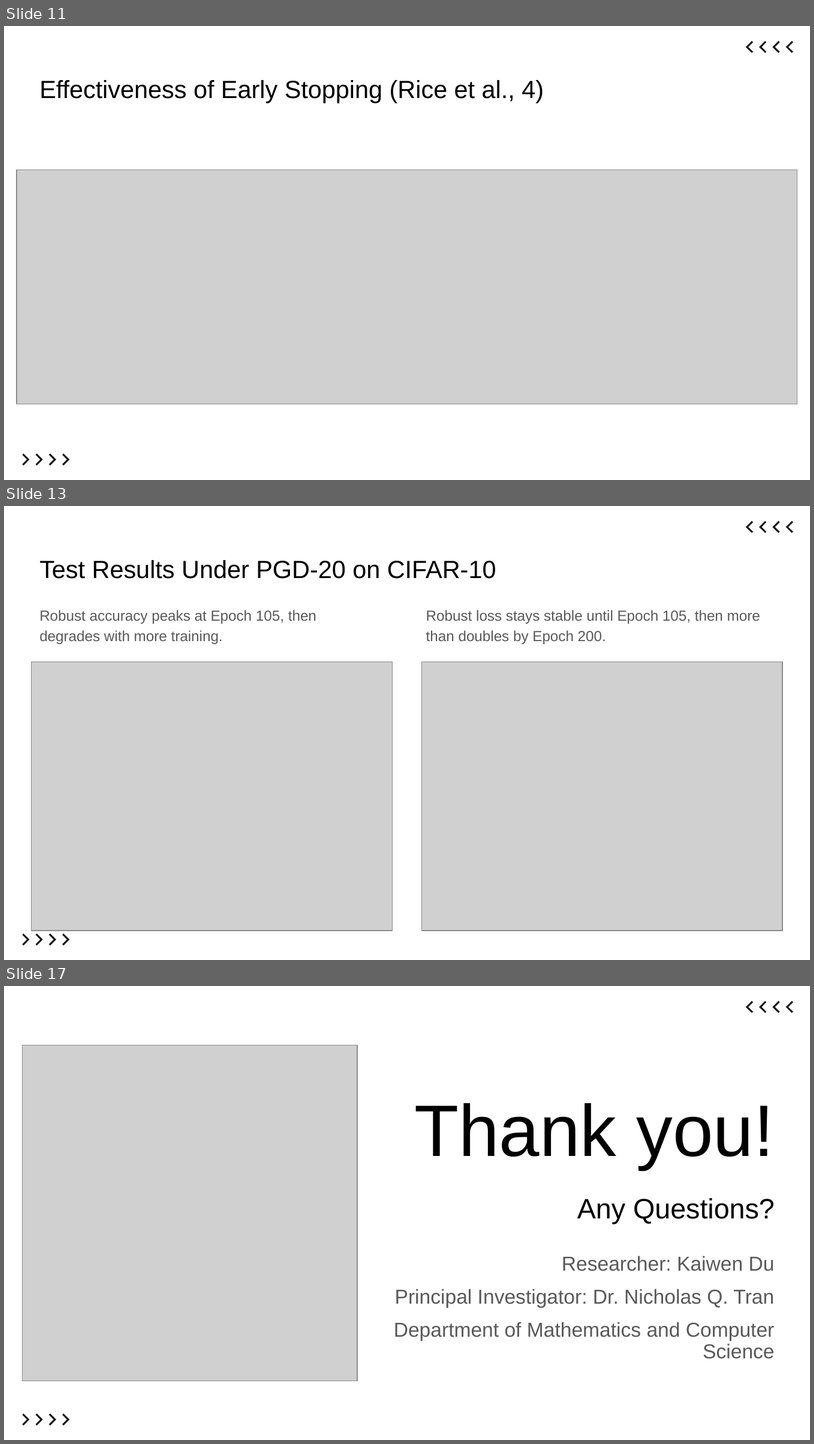
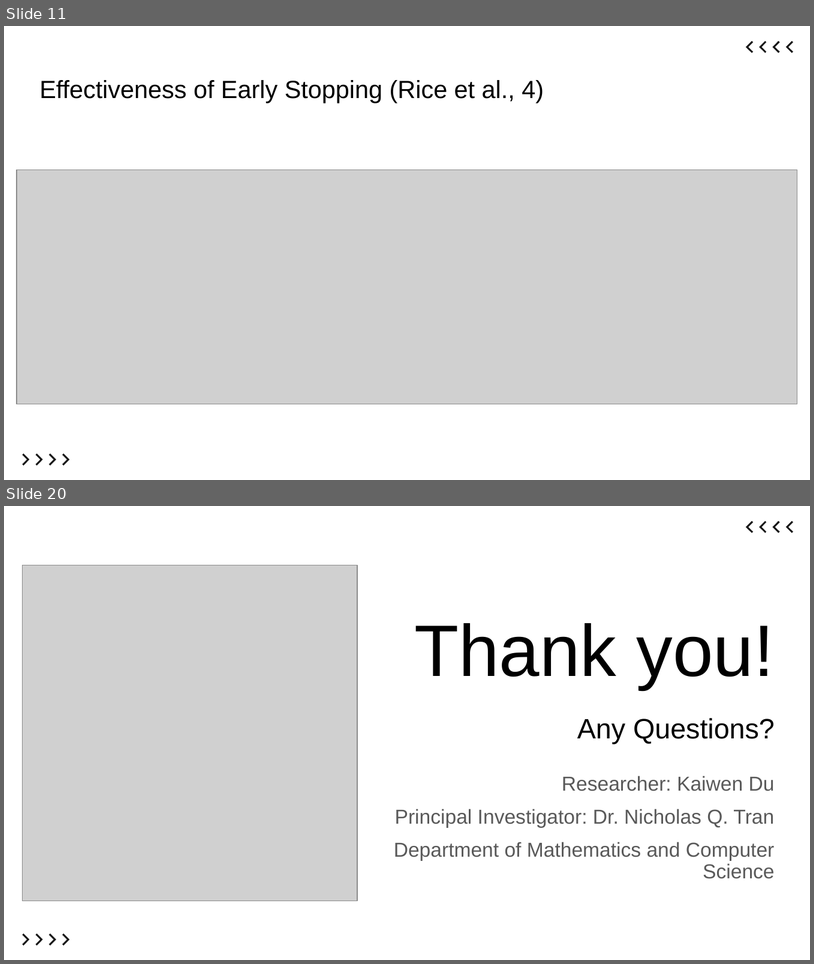
Before and after one commit to ItsKaiwenDu/Robust-Overfitting, a slide deck: report/slides.pptx. Shown one above the other, each under a label of ours: slides 11, 13 and 17 before the commit, slides 11 and 20 after it; the slides between them are not shown. The pictures are 814x1444 and 814x964 pixels, drawn with LibreOffice and Linux fonts; fonts in the diff are those of the drawing; grey boxes stand for pictures. Boxes give left, top, right and bottom in pixels: in the first picture for what was removed or moved away, otherwise in the second. Text is boxed around its words. In the diff, an @@ line names an element or a change of style, - is before the commit and + after.

```diff
--- a/report/slides.pptx
+++ b/report/slides.pptx
@@ slide 13 removed at (x1=4, y1=506, x2=810, y2=960), background #FFFFFF @@
@@ group removed at (x1=746, y1=520, x2=794, y2=532): 4 freeform shapes @@
@@ title removed at (x1=39, y1=560, x2=497, y2=579) @@
-Test Results Under PGD-20 on CIFAR-10
@@ text removed at (x1=39, y1=610, x2=317, y2=644) @@
-Robust accuracy peaks at Epoch 105, then degrades with more training.
@@ text removed at (x1=426, y1=610, x2=761, y2=644) @@
-Robust loss stays stable until Epoch 105, then more than doubles by Epoch 200.
@@ picture removed at (x1=32, y1=661, x2=393, y2=930) @@
@@ picture removed at (x1=422, y1=661, x2=783, y2=930) @@
@@ group removed at (x1=23, y1=933, x2=69, y2=945): 4 freeform shapes @@
@@ what was slide 17 is now slide 20 @@
```
Also in this commit, not shown: 2 slides changed, 6 slides added, 2 other slides removed.
